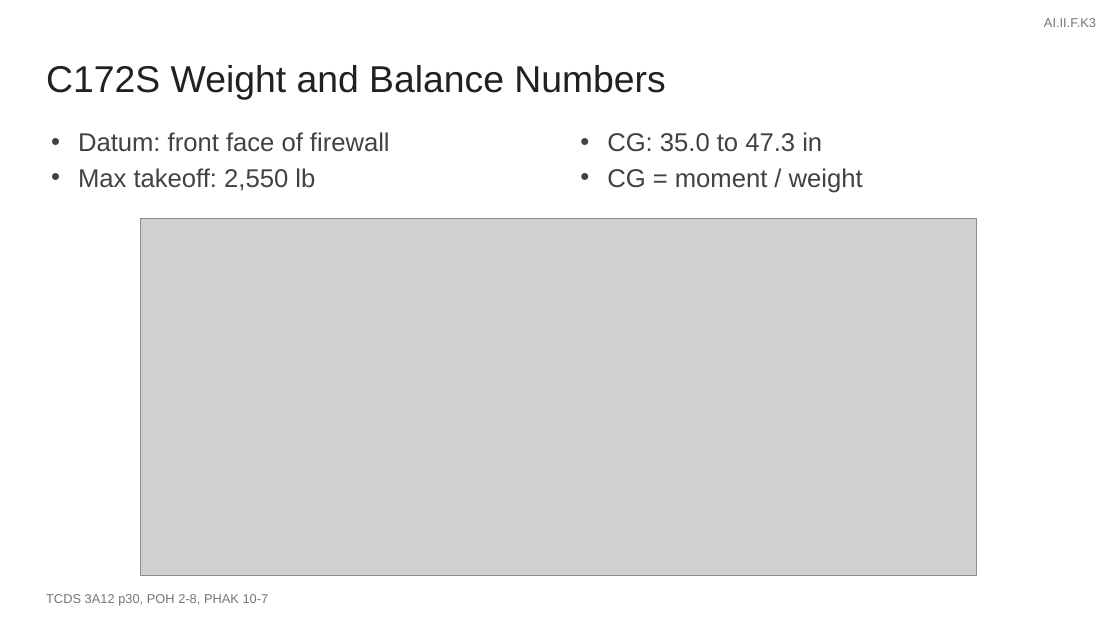
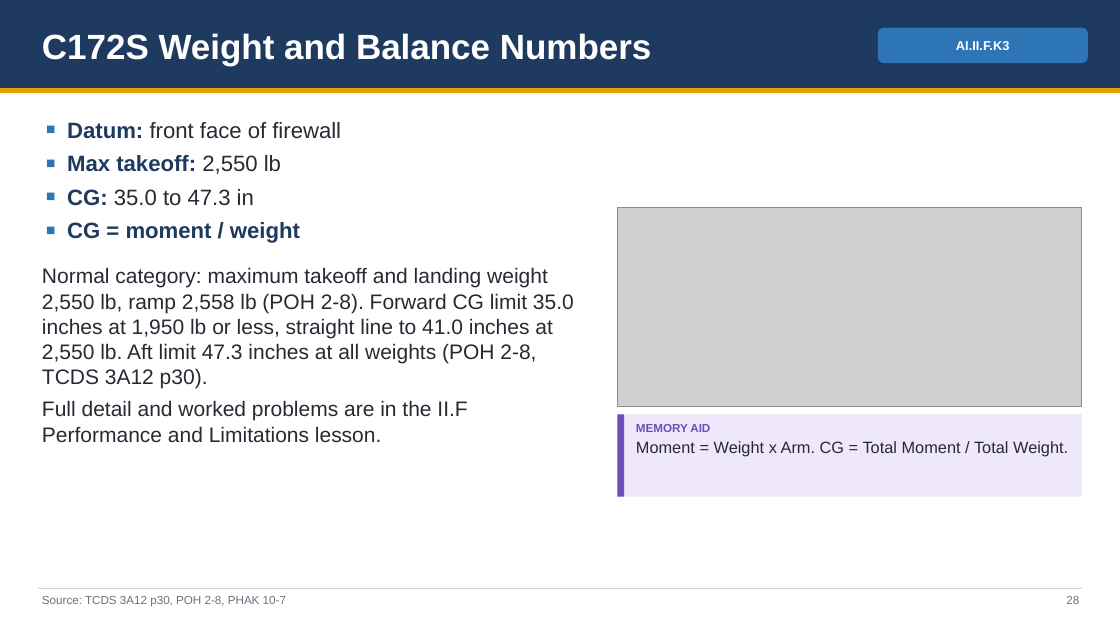
Before and after one commit to greenleeezekial1-glitch/Claude, a slide deck: slide 28 of Missed Codes Review/Missed Codes Review - Slides.pptx (slide 21 before the commit). Drawn at 1120x630 pixels with LibreOffice and Linux fonts; fonts in the diff are those of the drawing; grey boxes stand for pictures. Boxes give left, top, right and bottom in pixels: in the first picture for what was removed or moved away, otherwise in the second. Text is boxed around its words. In the diff, an @@ line names an element or a change of style, - is before the commit and + after.

```diff
--- a/Missed Codes Review/Missed Codes Review - Slides.pptx
+++ b/Missed Codes Review/Missed Codes Review - Slides.pptx
@@ rectangle added at [0, 0, 1120, 88], fill #1F3A5F @@
@@ text "C172S Weight and Balance Numbers": place and size @@
-text "C172S Weight and Balance Numbers" at [46, 65, 665, 100]
+text "C172S Weight and Balance Numbers" at [42, 33, 652, 66]
@@ text "C172S Weight and Balance Numbers" at [42, 33, 652, 66]: size 32 to 30 pt, text colour #212121 to #FFFFFF, bold on; less space between paragraphs @@
@@ rounded rectangle "AI.II.F.K3": place and size @@
-rounded rectangle "AI.II.F.K3" at [1044, 18, 1096, 27]
+rounded rectangle "AI.II.F.K3" at [878, 28, 1088, 63]
@@ rounded rectangle "AI.II.F.K3" at [878, 28, 1088, 63]: text colour #757575 to #FFFFFF, bold on; alignment right to centre; less space between paragraphs; vertical alignment top to middle; fill none to #2E75B6 @@
@@ rectangle added at [0, 88, 1120, 93], fill #E8A200 @@
@@ text added at [42, 122, 574, 442], 18 pt, text #262B33 @@
+■ Datum: front face of firewall
+■ Max takeoff: 2,550 lb
+■ CG: 35.0 to 47.3 in
+■ CG = moment / weight
+Normal category: maximum takeoff and landing weight 2,550 lb, ramp 2,558 lb (POH 2-8). Forward CG limit 35.0 inches at 1,950 lb or less, straight line to 41.0 inches at 2,550 lb. Aft limit 47.3 inches at all weights (POH 2-8, TCDS 3A12 p30).
+Full detail and worked problems are in the II.F Performance and Limitations lesson.
@@ text removed at [78, 132, 390, 191] @@
-• Datum: front face of firewall
-• Max takeoff: 2,550 lb
@@ text removed at [607, 132, 863, 193] @@
-• CG: 35.0 to 47.3 in
-• CG = moment / weight
@@ picture: place and size @@
-picture at [141, 218, 977, 576]
+picture at [618, 208, 1082, 406]
@@ rectangle added at [618, 414, 1082, 497], fill #EEE8FA @@
@@ rectangle added at [618, 414, 624, 497], fill #6B4FBB @@
@@ text added at [636, 424, 1068, 457], 14 pt, text #262B33 @@
+MEMORY AID
+Moment = Weight x Arm. CG = Total Moment / Total Weight.
@@ rectangle added at [38, 588, 1082, 589], fill #D0D5DD @@
@@ text at [42, 596, 286, 607]: text changed; size 11 to 10 pt; text colour #757575 to #6B7280 @@
-TCDS 3A12 p30, POH 2-8, PHAK 10-7
+Source: TCDS 3A12 p30, POH 2-8, PHAK 10-7
@@ text added at [1066, 596, 1079, 604], 10 pt, text #6B7280 @@
+28
```
Also in this commit, not shown: 37 other slides changed, 24 slides added, 6 slides removed, 12 other files.
